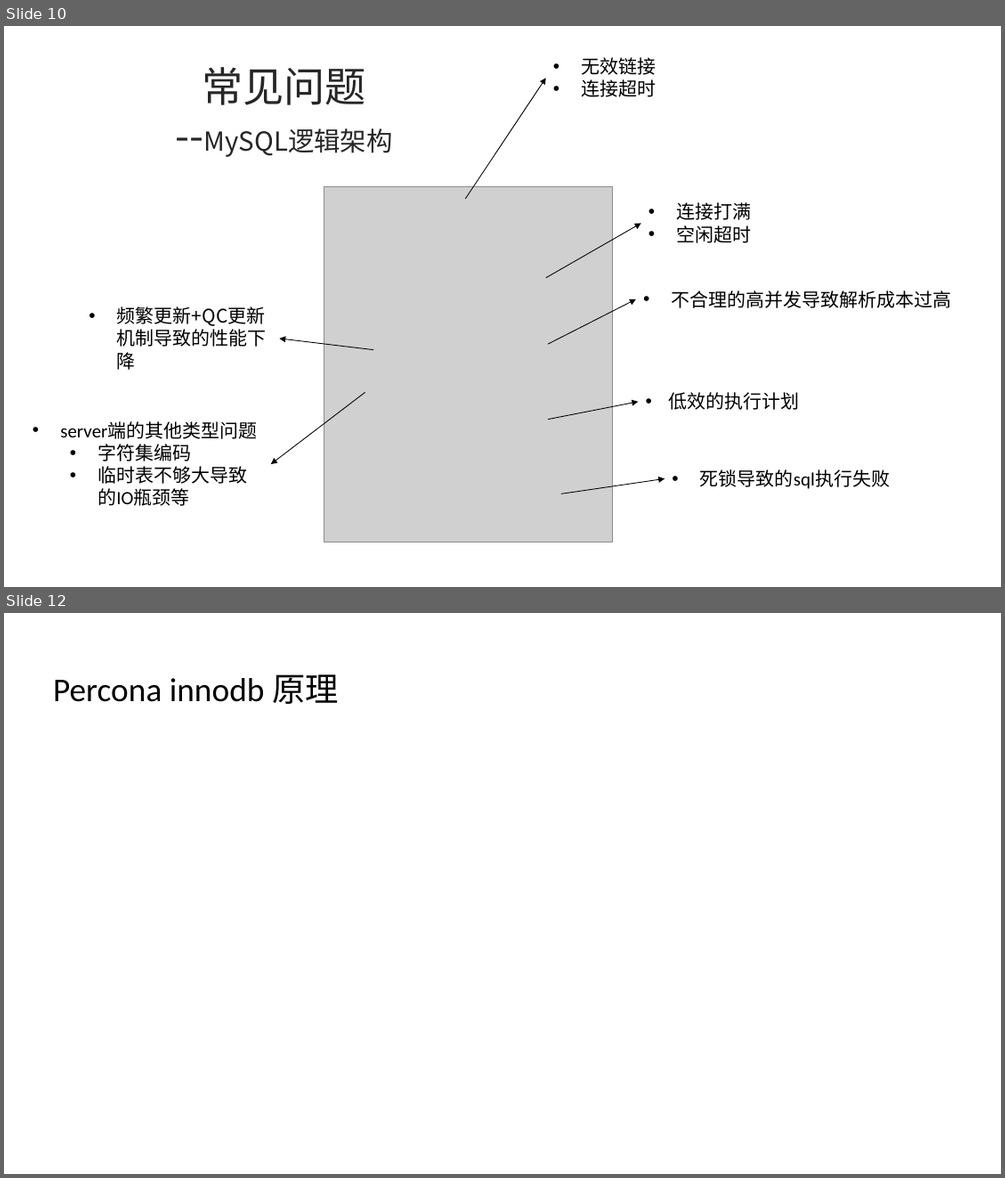
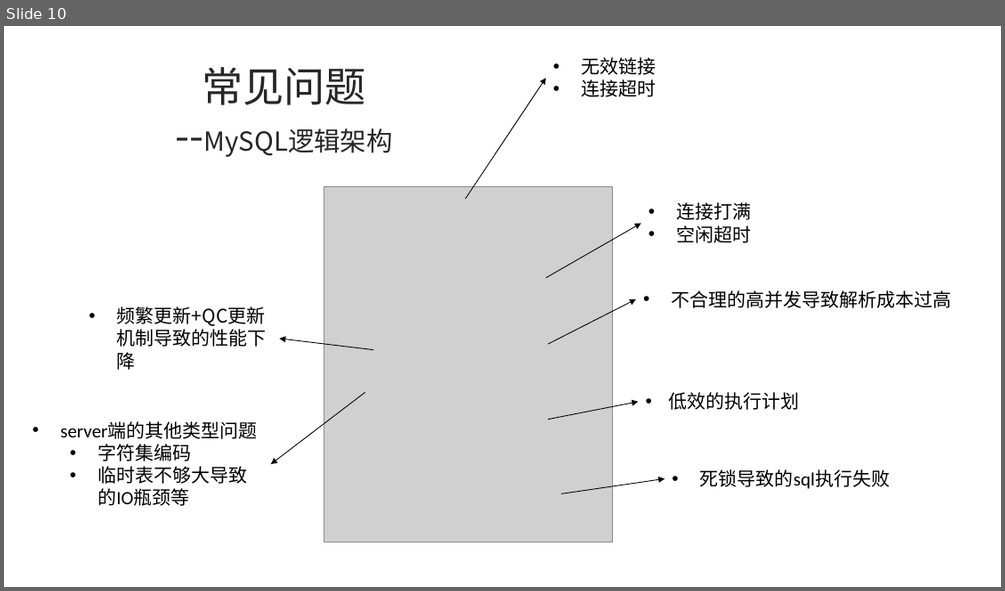
Before and after one commit to ronghuaihai/sharefiles, a slide deck: 数据库演示.pptx. Shown one above the other, each under a label of ours: slides 10 and 12 before the commit, slide 10 after it; the slides between them are not shown. The pictures are 1005x1178 and 1005x591 pixels, drawn with LibreOffice and Linux fonts; fonts in the diff are those of the drawing; grey boxes stand for pictures; background and template pictures are left out. Boxes give left, top, right and bottom in pixels: in the first picture for what was removed or moved away, otherwise in the second. Text is boxed around its words. In the diff, an @@ line names an element or a change of style, - is before the commit and + after.

```diff
--- a/数据库演示.pptx
+++ b/数据库演示.pptx
@@ slide 12 removed at [4, 613, 1001, 1174], background picture (left out) @@
@@ text removed at [53, 674, 339, 704] @@
-Percona innodb 原理
```
Also in this commit, not shown: 1 slide added, 1 other file.
